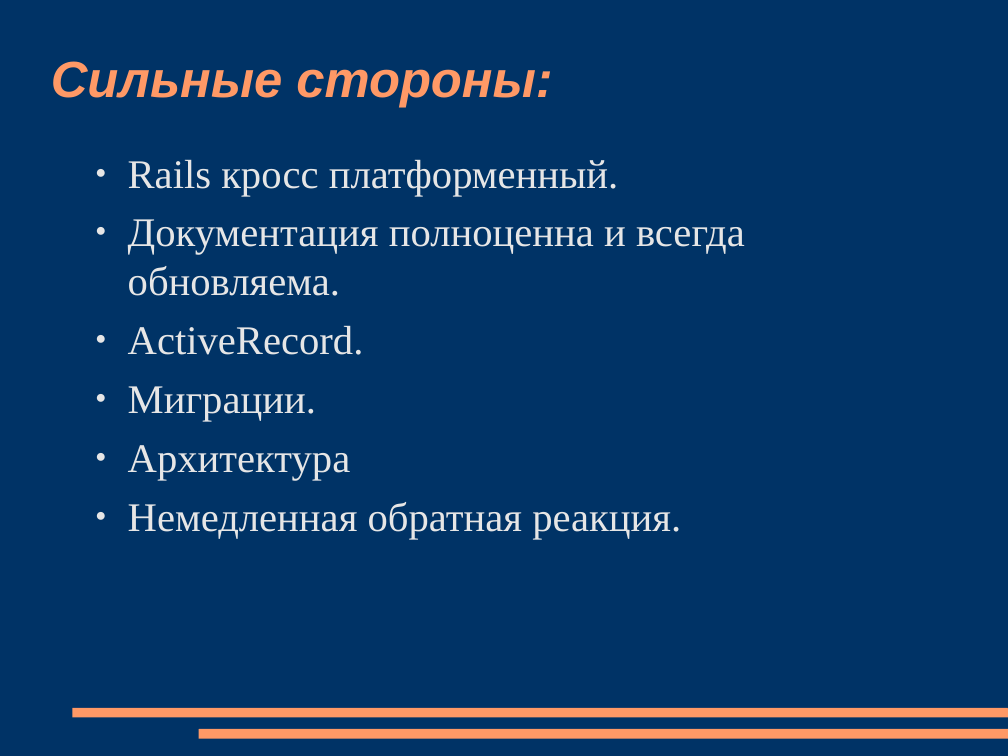
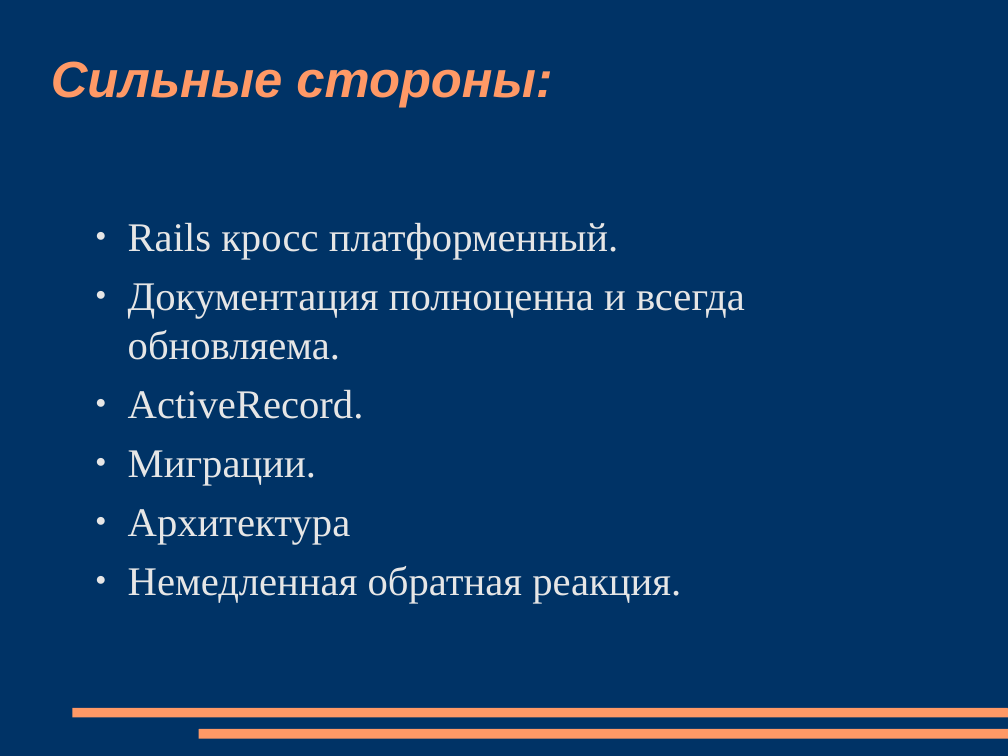
Before and after one commit to sidorovis/restudy, a slide deck: slide 5 of _ООПИС/Lection/rubyonrails.ppt. Drawn at 1008x756 pixels with LibreOffice and Linux fonts; fonts in the diff are those of the drawing. Boxes give left, top, right and bottom in pixels: in the first picture for what was removed or moved away, otherwise in the second. Text is boxed around its words. In the diff, an @@ line names an element or a change of style, - is before the commit and + after.

```diff
--- a/_ООПИС/Lection/rubyonrails.ppt
+++ b/_ООПИС/Lection/rubyonrails.ppt
@@ text "Rails кросс платформенный.": place and size @@
-text "Rails кросс платформенный." at box(128, 159, 745, 539)
+text "Rails кросс платформенный." at box(128, 222, 745, 603)
```
Also in this commit, not shown: 5 other slides changed, 7 other files.
